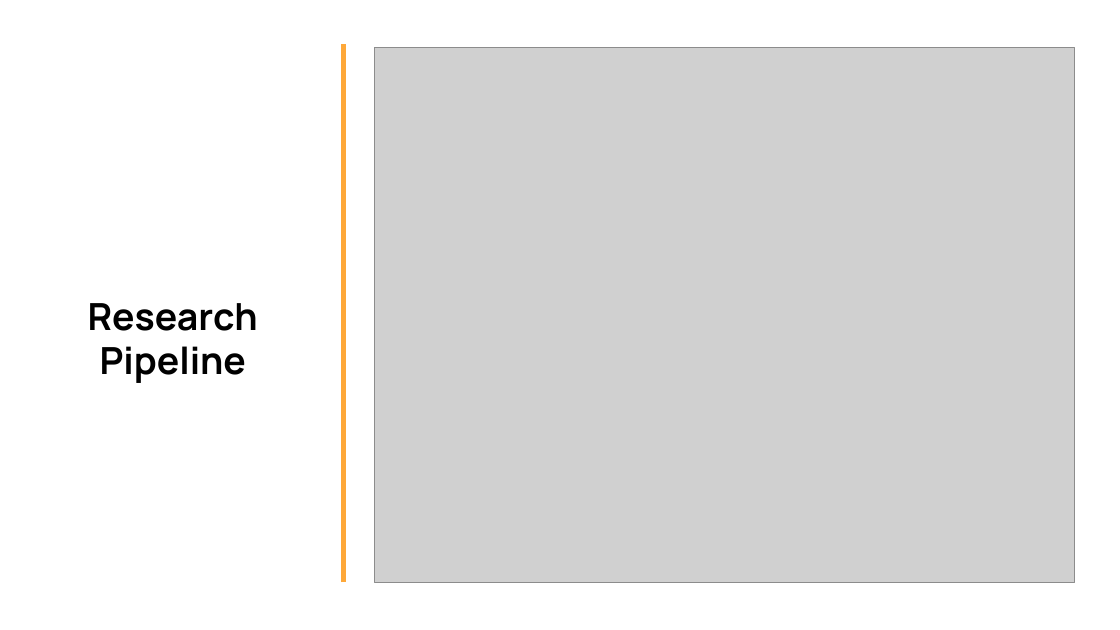
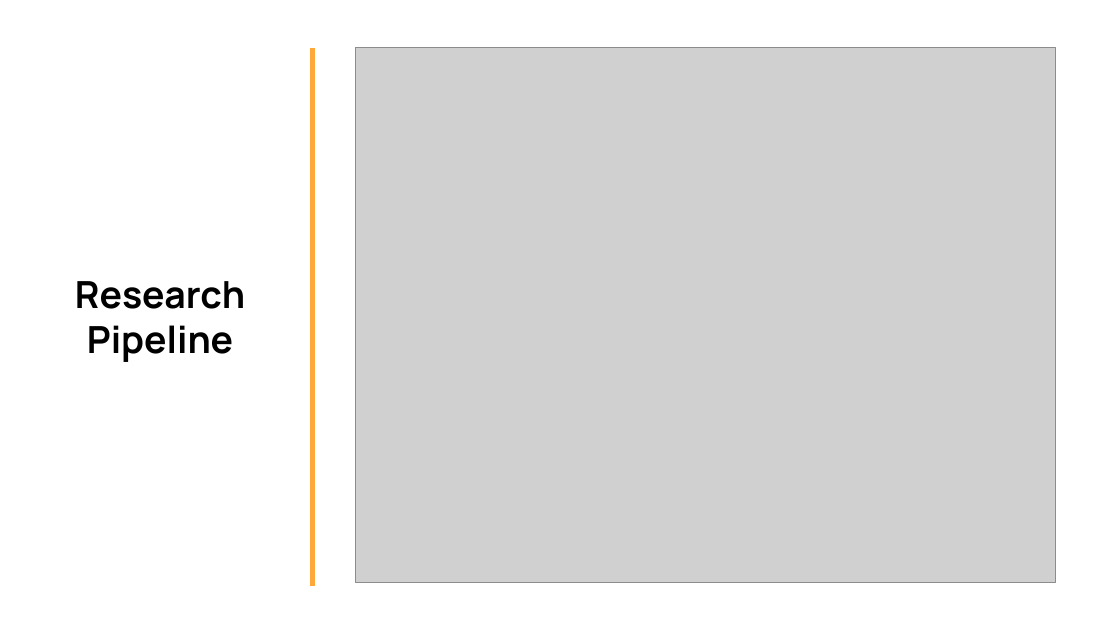
Before and after one commit to miguelabela03/RD2_SWD63A_MiguelAbela, a slide deck: slide 4 of doc/milestone_03/MiguelAbela_SWD63A_RD2_VIVA.pptx. Drawn at 1120x630 pixels with LibreOffice and Linux fonts; fonts in the diff are those of the drawing; grey boxes stand for pictures. Boxes give left, top, right and bottom in pixels: in the first picture for what was removed or moved away, otherwise in the second. Text is boxed around its words. In the diff, an @@ line names an element or a change of style, - is before the commit and + after.

```diff
--- a/doc/milestone_03/MiguelAbela_SWD63A_RD2_VIVA.pptx
+++ b/doc/milestone_03/MiguelAbela_SWD63A_RD2_VIVA.pptx
@@ line moved from (344, 582) - (344, 44) to (312, 586) - (312, 48) @@
@@ picture: place and size @@
-picture at bbox=[375, 48, 1075, 582]
+picture at bbox=[356, 48, 1056, 582]
@@ title "Research Pipeline": place and size @@
-title "Research Pipeline" at bbox=[88, 303, 258, 383]
+title "Research Pipeline" at bbox=[75, 281, 245, 362]
```
Also in this commit, not shown: 5 other slides changed, 1 slide added, 2 other files.
